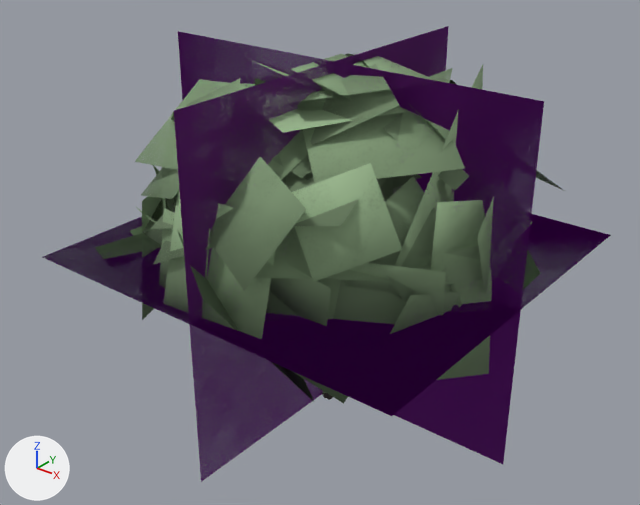
The glTF model data/models/board/vegetation/tree-broad.glb: old version first, new version second.
Both versions are drawn from a 50 mm lens placed at (41.5, -53.7, 46.5), pointed at (-1.3, -0.2, 13.3). Every picture has the same lights, and +X, +Y and +Z are marked at lower left. The first picture is the older version. Where no turn or scale is listed for an object, it has been applied to the vertices. Vertices at exactly the same position are counted once.

The older version as bpy lines, for what is in view:
```python
ob_tree_broad_lod0_001 = bpy.data.objects.new('tree-broad-lod0.001', me_tree_broad_lod0)
ob_tree_broad_lod0_001.location = (0.0, 0.0, 0.0)
ob_tree_broad_lod1_001 = bpy.data.objects.new('tree-broad-lod1.001', me_tree_broad_lod1)
ob_tree_broad_lod1_001.location = (0.0, 0.0, 0.0)
ob_tree_broad_lod2_001 = bpy.data.objects.new('tree-broad-lod2.001', me_tree_broad_lod2)
ob_tree_broad_lod2_001.location = (0.0, 0.0, 0.0)
ob_tree_broad_lod3_001 = bpy.data.objects.new('tree-broad-lod3.001', me_tree_broad_lod3)
ob_tree_broad_lod3_001.location = (0.0, 0.0, 0.0)
```
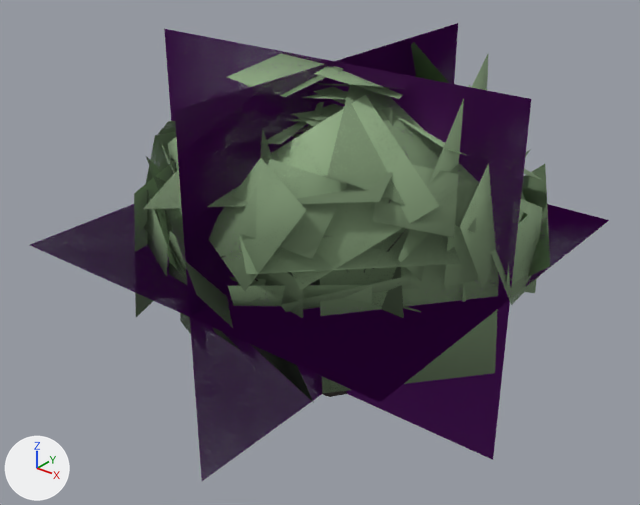
Diff of the bpy script that builds the scene:
```diff
--- a/data/models/board/vegetation/tree-broad.glb.py
+++ b/data/models/board/vegetation/tree-broad.glb.py
@@ me_tree_broad_lod0 @@
-me_tree_broad_lod0.from_pydata(...)  # 878 vertices, 664 faces; spans x -17.4..17.5, y -16.7..16.8, z 0.0..30.0
+me_tree_broad_lod0.from_pydata(...)  # 1373 vertices, 1264 faces; spans x -19.1..16.6, y -16.6..18.5, z 0.0..30.0
+# me_tree_broad_lod0 part 1: 119 loose pieces with 476 vertices, spanning x -17.4..17.5, y -15.7..16.8, z 7.5..30.0, are deleted
+# me_tree_broad_lod0 part 2: 1 vertex moved within x 3.7, y 8.1, z 12.5; 192 vertices removed from x -15.4..15.3, y -16.7..15.8, z 6.3..29.6; 1019 vertices added at x -19.1..16.6, y -16.6..18.5, z 6.3..30.0
+# me_tree_broad_lod0 part 3: 3 vertices moved within x -1.2..-0.6, y -1.0..1.0, z 1.1; 10 vertices removed from x -2.1..1.3, y -1.8..1.8, z 0.0..1.1; 10 vertices added at x -1.6..1.8, y -1.5..1.5, z 0.0..1.1
+# other edits to the shape of me_tree_broad_lod0 do not show in these pictures
 me_tree_broad_lod0.materials.append(mat_bark)
@@ me_tree_broad_lod1 @@
-me_tree_broad_lod1.from_pydata(...)  # 272 vertices, 178 faces; spans x -14.7..16.1, y -15.9..17.4, z 0.0..30.0
+me_tree_broad_lod1.from_pydata(...)  # 356 vertices, 286 faces; spans x -15.5..17.6, y -15.4..16.9, z 0.0..30.0
+# me_tree_broad_lod1 part 4: the loose piece of 4 vertices spanning x -9.5..2.9, y -7.0..5.4, z 25.6..27.6 is rebuilt with 4 vertices and now spans x -8.8..5.6, y -5.3..9.3, z 26.1..27.5
+# me_tree_broad_lod1 part 5: the loose piece of 4 vertices spanning x -7.2..5.7, y -5.9..6.3, z 23.2..27.2 is rebuilt with 4 vertices and now spans x -5.7..8.8, y -5.3..9.1, z 24.9..27.0
+# me_tree_broad_lod1 part 6: the loose piece of 4 vertices spanning x -1.0..13.4, y -10.1..3.9, z 24.4..28.8 is rebuilt with 4 vertices and now spans x 2.7..15.5, y -10.3..4.7, z 21.4..29.5
+# me_tree_broad_lod1 part 7: the loose piece of 4 vertices spanning x 1.7..12.1, y -13.4..-6.8, z 8.1..20.1 is rebuilt with 4 vertices and now spans x 2.4..12.5, y -13.3..-1.4, z 10.3..18.5
+# me_tree_broad_lod1 part 8: the loose piece of 4 vertices spanning x -7.6..3.0, y -9.1..1.5, z 22.7..24.4 is rebuilt with 4 vertices and now spans x -9.2..2.8, y -6.9..5.0, z 22.9..23.6
+# me_tree_broad_lod1 part 9: the loose piece of 4 vertices spanning x -14.6..-4.6, y -9.8..1.8, z 8.6..15.1 is rebuilt with 4 vertices and now spans x -15.5..-1.6, y -6.5..6.4, z 8.9..15.1
+# me_tree_broad_lod1 part 10: the loose piece of 4 vertices spanning x -11.7..-0.5, y -13.0..-6.2, z 9.4..19.5 is rebuilt with 4 vertices and now spans x -10.2..1.3, y -15.4..-5.0, z 5.8..19.1
+# me_tree_broad_lod1 part 11: 15 loose pieces with 60 vertices, spanning x -14.7..9.5, y -15.9..15.1, z 5.1..30.0, are deleted
+# me_tree_broad_lod1 part 12: 83 vertices removed from x -14.5..16.1, y -15.8..15.6, z 0.0..28.7; 227 vertices added at x -12.4..17.6, y -14.8..16.9, z 0.0..30.0
+# other edits to the shape of me_tree_broad_lod1 do not show in these pictures
 me_tree_broad_lod1.materials.append(mat_bark)
@@ me_tree_broad_lod2 @@
-me_tree_broad_lod2.from_pydata(...)  # 91 vertices, 58 faces; spans x -18.4..15.8, y -18.0..20.1, z 0.0..30.0
+me_tree_broad_lod2.from_pydata(...)  # 91 vertices, 58 faces; spans x -19.6..16.4, y -18.6..20.8, z 0.0..30.0
+# me_tree_broad_lod2 part 13: 68 of 91 vertices moved; they spanned x -18.4..15.8, y -18.0..20.1, z 5.0..30.0 and now span x -19.6..16.4, y -18.6..20.8, z 5.2..30.0; mean shift (0.0, 0.0, 0.6); largest move (13.0, 7.2, 17.9) -> (13.7, 9.8, 20.6)
+# other edits to the shape of me_tree_broad_lod2 do not show in these pictures
 me_tree_broad_lod2.materials.append(mat_bark)
@@ me_tree_broad_lod3 @@
-me_tree_broad_lod3.from_pydata(...)  # 12 vertices, 6 faces; spans x -17.4..17.5, y -16.7..16.8, z 0.0..30.0
+me_tree_broad_lod3.from_pydata(...)  # 12 vertices, 6 faces; spans x -19.1..16.6, y -16.6..18.5, z 0.0..30.0
+# me_tree_broad_lod3 part 14: 12 of 12 vertices moved; they spanned x -17.4..17.5, y -16.7..16.8, z 0.0..30.0 and now span x -19.1..16.6, y -16.6..18.5, z 0.0..30.0; mean shift (-0.9, 0.6, 0.2)
 me_tree_broad_lod3.materials.append(mat_impostor)
```

Boxes [x1, y1, x2, y2] around the edits, measured in the pictures (640 x 505 px; the box of a moved part takes in the faces that stretch with it):
'tree-broad-lod3.001', reshaped
    before: [43, 26, 611, 482]
    after: [30, 23, 609, 480]
'tree-broad-lod0.001', reshaped (9% narrower)
    before: [95, 53, 540, 400]
    after: [136, 53, 542, 397]
'tree-broad-lod1.001', reshaped (9% narrower)
    before: [130, 60, 563, 404]
    after: [154, 42, 550, 396]
'tree-broad-lod2.001', reshaped (8% wider)
    before: [142, 54, 519, 401]
    after: [134, 54, 541, 403]
part 1 of me_tree_broad_lod0, deleted
    before: [95, 53, 540, 334]
part 2 of me_tree_broad_lod0, reshaped
    before: [208, 54, 513, 326]
    after: [136, 53, 542, 349]
part 3 of me_tree_broad_lod0, moved or reshaped (mostly hidden before)
    before: [327, 394, 333, 400]
    after: [314, 380, 347, 397]
part 4 of me_tree_broad_lod1, rebuilt (25% wider, 65% taller)
    before: [214, 82, 294, 115]
    after: [243, 72, 343, 127]
part 5 of me_tree_broad_lod1, rebuilt (not visible before)
    after: [290, 101, 402, 134]
part 6 of me_tree_broad_lod1, rebuilt
    before: [295, 91, 465, 186]
    after: [328, 77, 479, 233]
part 7 of me_tree_broad_lod1, rebuilt
    before: [266, 238, 407, 404]
    after: [281, 275, 411, 312]
part 8 of me_tree_broad_lod1, rebuilt (not visible afterwards)
    before: [276, 168, 307, 189]
part 9 of me_tree_broad_lod1, rebuilt (not visible afterwards)
    before: [130, 226, 158, 264]
part 10 of me_tree_broad_lod1, rebuilt (mostly hidden before)
    before: [136, 207, 166, 231]
    after: [154, 218, 259, 361]
part 11 of me_tree_broad_lod1, deleted
    before: [156, 60, 452, 339]
part 12 of me_tree_broad_lod1, reshaped (mostly hidden before)
    before: [135, 69, 563, 398]
    after: [216, 42, 550, 396]
